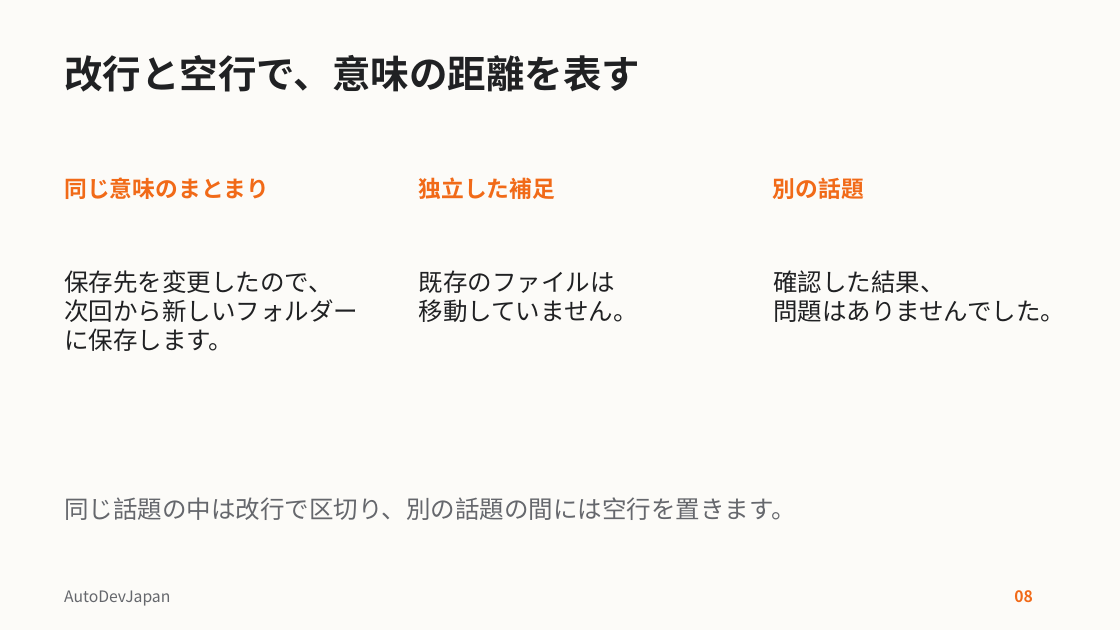
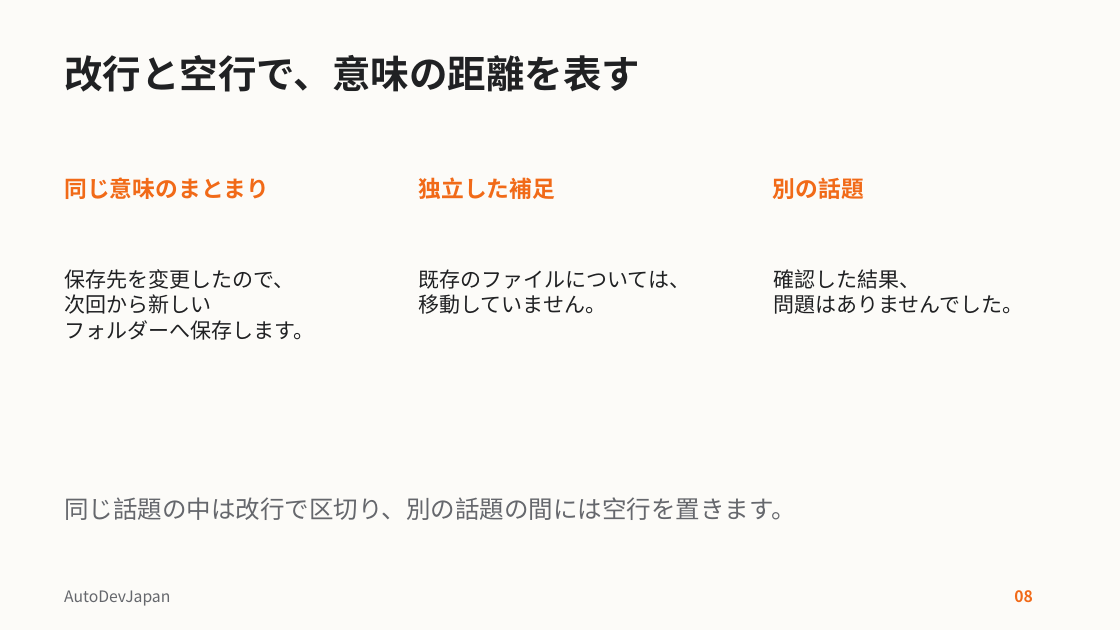
Before and after one commit to AutoDevJapan/GoDD-Unslop, a slide deck: slide 8 of docs/templates/adj-slide-template.pptx. Drawn at 1120x630 pixels with LibreOffice and Linux fonts; fonts in the diff are those of the drawing. Boxes give left, top, right and bottom in pixels: in the first picture for what was removed or moved away, otherwise in the second. Text is boxed around its words. In the diff, an @@ line names an element or a change of style, - is before the commit and + after.

Commit message:
改行例の列内表示とADJテーマ名を整える

```diff
--- a/docs/templates/adj-slide-template.pptx
+++ b/docs/templates/adj-slide-template.pptx
@@ text at (64, 269, 294, 289): size 21 to 18 pt in "保存先を変更したので、" @@
@@ text at (419, 269, 691, 289): text changed; size 21 to 18 pt @@
-既存のファイルは
+既存のファイルについては、
@@ text "確認した結果、" at (773, 269, 1023, 314): size 21 to 18 pt @@
@@ text at (64, 294, 314, 340): text changed; size 21 to 18 pt @@
-次回から新しいフォルダーに保存します。
+次回から新しい
+フォルダーへ保存します。
@@ text at (419, 294, 607, 314): size 21 to 18 pt in "移動していません。" @@
```
Also in this commit, not shown: 2 other files.
